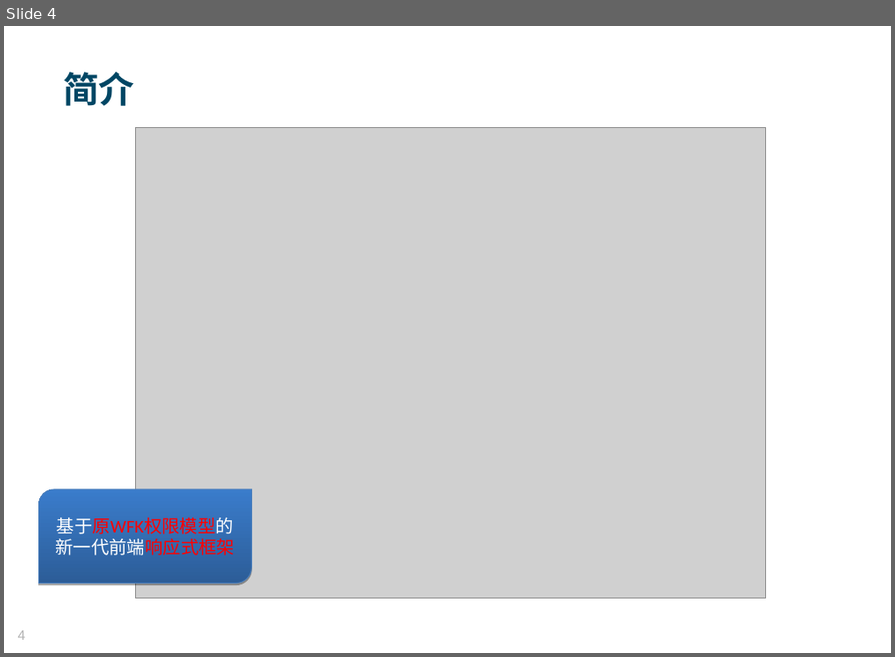
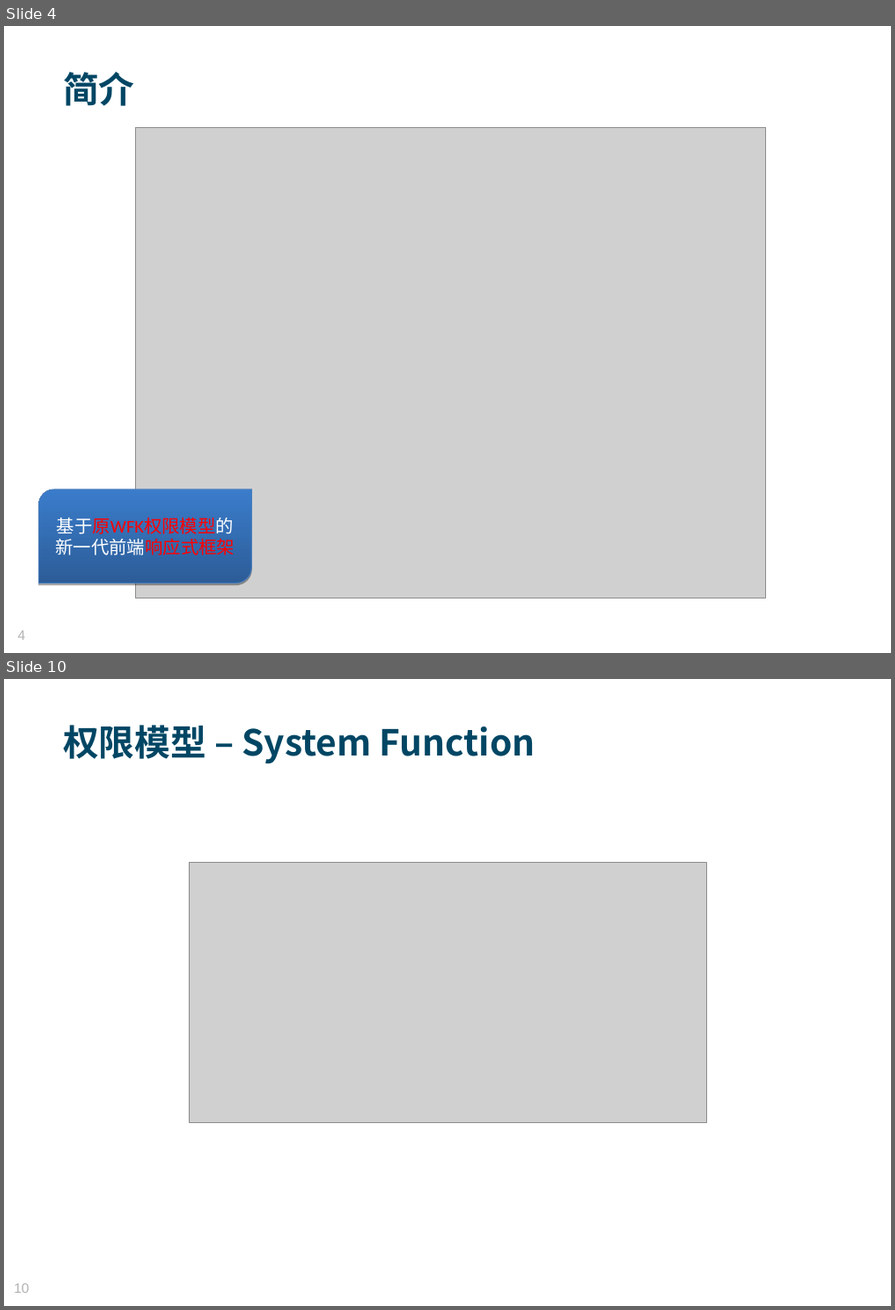
Before and after one commit to MosesZhu/Cube, a slide deck: Document/New Webframework Introduction.ppt. Shown one above the other, each under a label of ours: slide 4 before the commit, slides 4 and 10 after it; the slides between them are not shown. The pictures are 895x657 and 895x1310 pixels, drawn with LibreOffice and Linux fonts; fonts in the diff are those of the drawing; grey boxes stand for pictures; background and template pictures are left out. Boxes give left, top, right and bottom in pixels: in the first picture for what was removed or moved away, otherwise in the second. Text is boxed around its words. In the diff, an @@ line names an element or a change of style, - is before the commit and + after.

```diff
--- a/Document/New Webframework Introduction.ppt
+++ b/Document/New Webframework Introduction.ppt
@@ slide 10 added at (x1=4, y1=679, x2=891, y2=1306), background picture (left out) @@
@@ text added at (x1=63, y1=725, x2=536, y2=763), 34 pt, text #004664, bold @@
+权限模型 – System Function
@@ picture added at (x1=189, y1=863, x2=706, y2=1123) @@
@@ page number added at (x1=14, y1=1284, x2=29, y2=1293), 13 pt, text #B2B2B2 @@
+10
```
Also in this commit, not shown: 2 slides changed, 8 other slides added, 15 other files.
